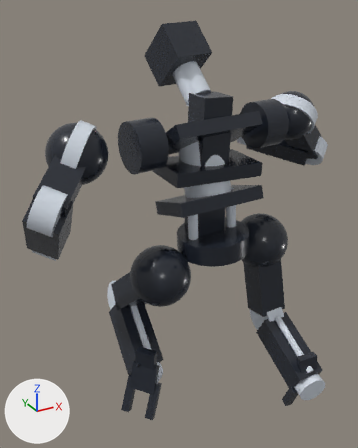
Before and after pictures for a commit that changed the glTF model assets/models/innerframe_run_cycle.glb.
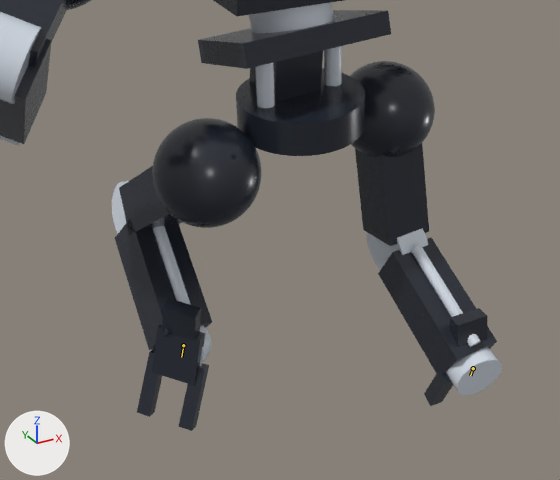
Each version is shown whole from a 50 mm lens placed at (-1.51, -2.32, 2.53), pointed at (-0.16, 0.14, 1.3), then close up on the part from 13% to 100% of the width and 40% to 100% of the height. The axes (+X, +Y, +Z) are drawn at lower left. The lights are the same throughout. The last two pictures show the newer version. Both versions are drawn at frame 57 of the action 'Run_C2_Loop'; the numbers are the values there. The bones that change are drawn over the model as lines in the close-ups.

Names of what the first close-up shows: 'arm_l_elbow_disc', 'arm_l_forearm_frame', 'arm_l_upper_arm', 'body_rib_low', 'body_waist', 'leg_l_ankle', 'leg_l_claw_inner', 'leg_l_claw_outer', 'leg_l_foot_block', 'leg_l_heel', 'leg_l_hip_joint', 'leg_l_shin_frame', 'leg_l_thigh_frame', 'leg_r_ankle', 'leg_r_claw_outer', 'leg_r_heel', 'leg_r_hip_joint', 'leg_r_shin_frame', 'leg_r_thigh_frame' and 11 more.
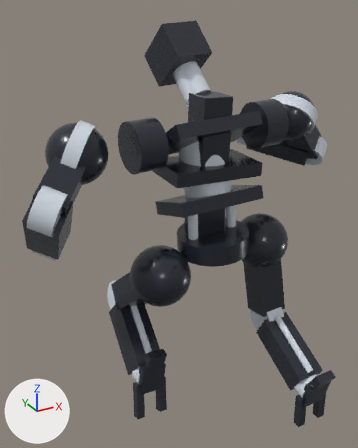
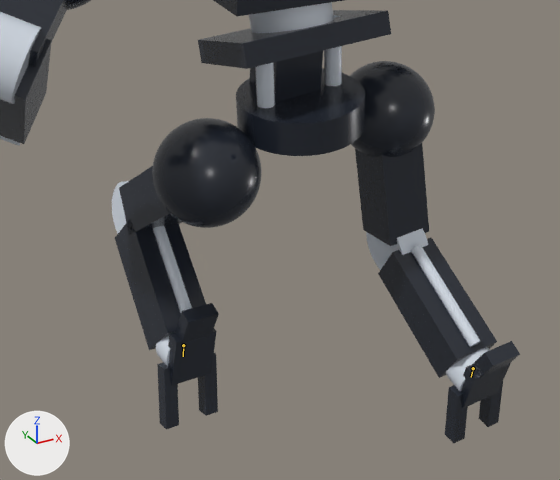
Commit message: fix(anim): extend bend-plane roll to ankles (feet forward)

Pixel boxes (x1, y1, x2, y2) of what changed, in the close-ups (560 x 480 px):
'leg_l_foot_block', posed (7% narrower, 6% shorter)
    before: (152, 325, 205, 386)
    after: (168, 329, 217, 386)
'leg_l_claw_inner', posed
    before: (137, 348, 162, 417)
    after: (157, 362, 179, 429)
'leg_r_heel', posed
    before: (450, 308, 487, 347)
    after: (471, 341, 520, 378)
'leg_l_heel', posed (12% wider)
    before: (162, 298, 201, 341)
    after: (175, 303, 219, 344)
'leg_r_ankle', posed
    before: (446, 348, 502, 395)
    after: (446, 348, 490, 391)
'leg_l_claw_outer', posed (32% narrower)
    before: (179, 364, 209, 431)
    after: (198, 353, 218, 416)
'leg_r_claw_outer', posed
    before: (424, 370, 453, 406)
    after: (479, 382, 503, 427)
'leg_r_foot_block', posed (not visible before)
    after: (461, 363, 511, 408)
'leg_r_claw_inner', posed (not visible before)
    after: (445, 385, 468, 444)
bone 'Inner_AnkleL', root to tip
    before: (183, 345) to (181, 357)
    after: (183, 345) to (183, 356)
bone 'Inner_AnkleR', root to tip
    before: (473, 368) to (470, 375)
    after: (473, 368) to (471, 377)

What the commit changed:
Bone 'Inner_AnkleL' (bone_inner_anklel) turns from (-53, 41, -33) to (-36, -1, -1) degrees about its own x, y and z.
Bone 'Inner_AnkleR' (bone_inner_ankler) turns from (7, -174, -4) to (-15, 1, 2) degrees about its own x, y and z.
